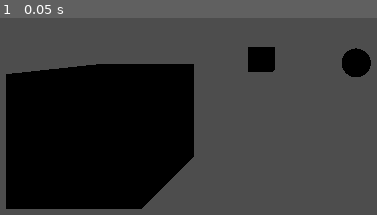
Above: before the commit, frame 1.
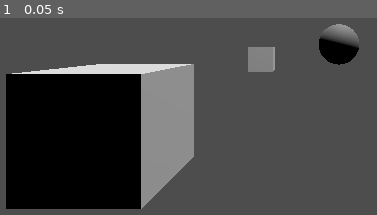
Above: after the commit, the same moment.

Repository: Merchant151/Godot_nodes
Game: Godot game, scene res://tstsrc.tscn
The game is run twice, just before and just after one commit, with the same random seed, the same clock (stepped at 60 frames per second) and the same inputs.
Inputs:
- Up to frame 1 (0.05 s): no input

The runs differ from the first frame. In frame 1, 12% of the frame differs, in the area x 3-99%, y 3-97%.

Commit message:
got some basic lighting to work

Diff:
--- a/nodes/tstsrc.tscn
+++ b/nodes/tstsrc.tscn
@@ -26,6 +26,11 @@
 transform = Transform3D(1, 0, 0, 0, 1, 0, 0, 0, 1, -3.72769, 0, 14.9818)
 
 [node name="MeshInstance3D_drawTest1" type="MeshInstance3D" parent="."]
-transform = Transform3D(1, 0, 0, 0, 1, 0, 0, 0, 1, 3.05378, 0, 0)
+transform = Transform3D(1, 0, 0, 0, 1, 0, 0, 0, 1, 1.26244, 1.34096, 5.74722)
 mesh = SubResource("ArrayMesh_eotw7")
 script = ExtResource("3_yiiul")
+
+[node name="TheSUN" type="OmniLight3D" parent="."]
+transform = Transform3D(1, 0, 0, 0, 1, 0, 0, 0, 1, 9.09152, 31.6083, 5.70519)
+omni_range = 100.0
+omni_attenuation = 0.0
